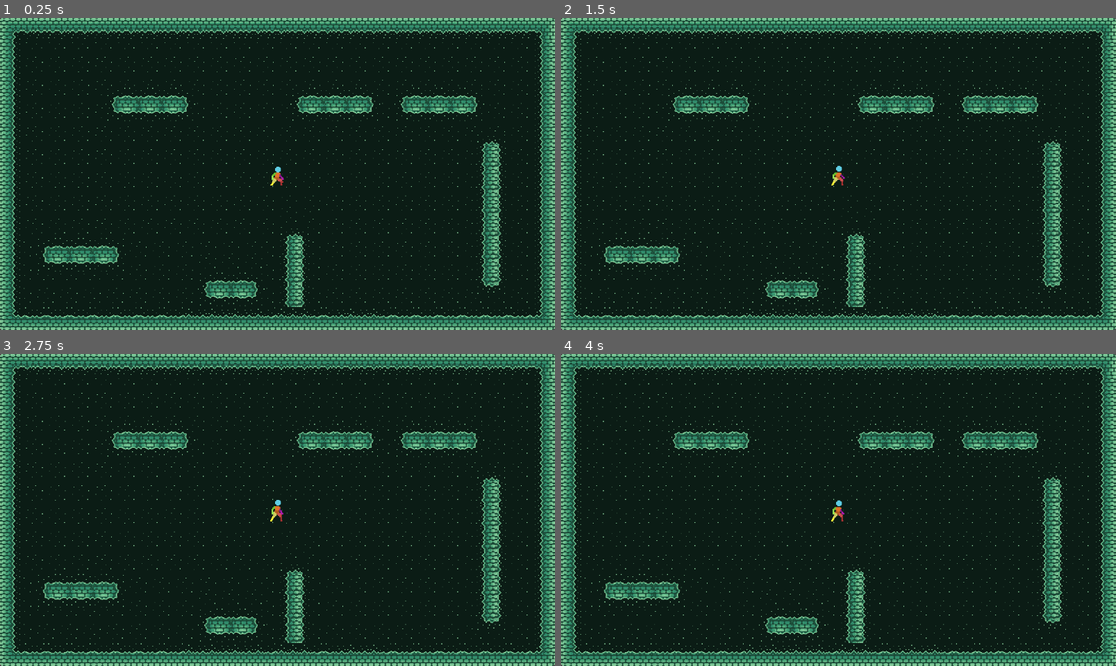
Above: before the commit, frames 1-4 (two rows, left to right).
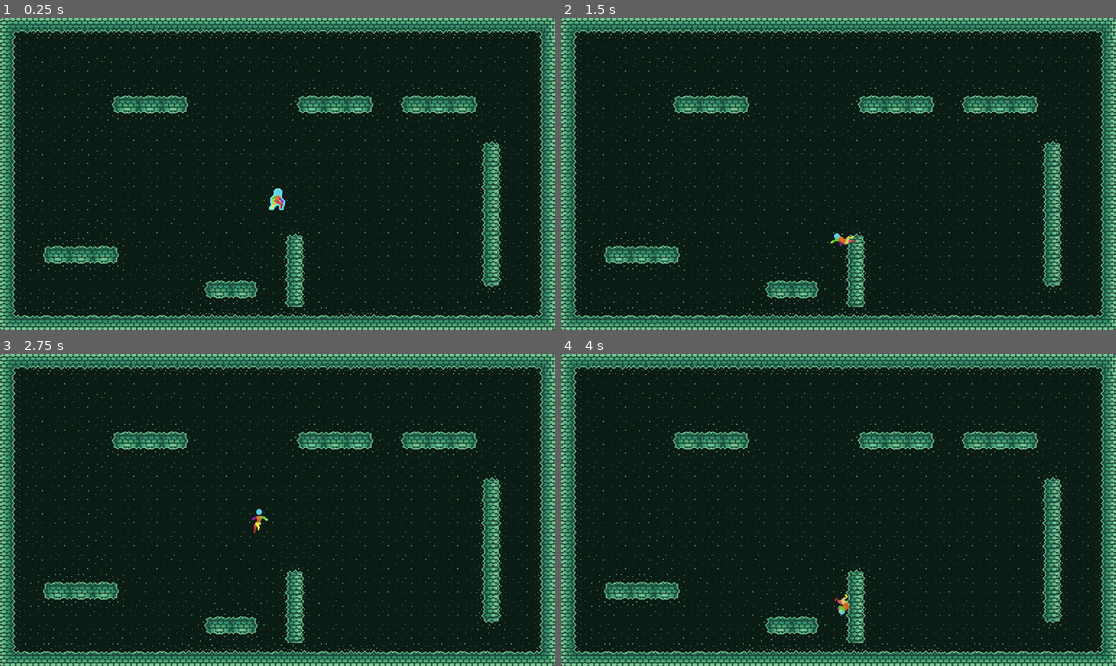
Above: after the commit, the same moments.

Repository: kwhitejr/godot-move-2d
Game: Godot game, scene res://src/demos/sandbox/sandbox-demo.tscn
Two runs of this game, one before a commit and one after it. Both use one fixed random seed, a clock stepped at 60 frames per second and the inputs below.
Inputs:
- Up to frame 1 (0.25 s): no input
- Up to frame 2 (1.5 s): tap Enter at 0.5 s; hold S (crouch) 0.53-1.28 s; hold D (walk_right) from 0.53 s (still down); tap Space (jump) at 0.77, 1.07 s; tap E (dash) at 0.8, 1.35 s
- Up to frame 3 (2.75 s): tap Space (jump) at 1.52, 1.55, 1.82, 2.1 s; release D (walk_right) at 2.03 s; hold A (walk_left) from 2.03 s (still down); hold S (crouch) from 2.03 s (still down)
- Up to frame 4 (4 s): release A (walk_left) at 2.78 s; release S (crouch) at 2.78 s; hold D (walk_right) from 2.78 s (still down); tap S (crouch) at 2.85 s; tap Space (jump) at 3.02, 3.32, 3.77, 3.8 s; tap E (dash) at 3.05, 3.6 s

The runs differ from the first frame. In frame 1, 0.2% of the frame differs, in the area x 48-52%, y 47-62%; in frame 2, 0.2%; in frame 3, 0.2%; in frame 4, 0.2%.
Error before the commit: Parse Error: The function signature doesn't match the parent. Parent signature is "get_gravity() -> Vector2". (res://src/characters/test-character/test_charact…

Commit message:
Implement AbstractMoveComponent

Diff:
--- a/src/characters/test-character/test_character.tscn
+++ b/src/characters/test-character/test_character.tscn
@@ -19,52 +19,54 @@
 script/source = "extends CharacterBody2D
 
 
+const utils = preload(\"res://src/libs/utils.gd\")
+
 # Defaults
 @export var default_descend_gravity : float = 500.0
 
-# Configure Moves
+@onready var move_components = utils.get_typed_children(self, AbstractMoveComponent)
+# TODO: get jump gravity without specific reference to JumpComponent
 @onready var jump_component : JumpComponent = get_node(\"JumpComponent\")
-@onready var walk_component : WalkComponent = get_node(\"WalkComponent\")
-@onready var crouch_component : CrouchComponent = get_node(\"CrouchComponent\")
-@onready var dash_component : DashComponent = get_node(\"DashComponent\")
 
 # Helpers
 @onready var previous_velocity : Vector2 = Vector2.ZERO
-@onready var previous_direction : float = 0.0
-@onready var is_gravity_locked : bool = false
+@onready var previous_direction : float
+@onready var is_gravity_disabled : bool = false
 
 # Idle signal(s)
 signal char_idle_stand
 signal char_face_direction
 
 func _process(delta: float) -> void:
-	walk_component.detect_move(delta, self)
-	crouch_component.detect_move(delta, self)
-	jump_component.detect_move(delta, self)
-	dash_component.detect_move(delta, self)
+	for move_component in move_components:
+		move_component.detect_move(delta, self)
 
 func _physics_process(delta: float) -> void:
 	previous_velocity = velocity
-	velocity.y += get_gravity() * delta
+	velocity.y += _get_gravity(self) * delta
 
 	# Handle moves
-	walk_component.handle_move(delta, self, previous_velocity)
-	jump_component.handle_move(delta, self, previous_velocity)
-	crouch_component.handle_move(delta, self, previous_velocity)
-	dash_component.handle_move(delta, self, previous_velocity)
-
-	var direction = Input.get_axis(\"walk_left\", \"walk_right\")
-	if not direction == previous_direction and not direction == 0.0:
-		char_face_direction.emit(direction)
+	for move_component in move_components:
+		move_component.handle_move(delta, self, previous_velocity)
+
+	_handle_direction()
 
 	if not Input.is_anything_pressed():
 		char_idle_stand.emit(self)
 
 	move_and_slide()
 
-func get_gravity() -> float:
+func _handle_direction() -> void:
+	var direction = Input.get_axis(\"walk_left\", \"walk_right\")
+	if (previous_direction != direction) and (direction != 0):
+		char_face_direction.emit(direction)
+		direction = previous_direction
+
+func _get_gravity(body: CharacterBody2D) -> float:
+	if is_gravity_disabled:
+		return 0.0
 	if jump_component:
-		return jump_component.jump_ascend_gravity if velocity.y < 0.0 else jump_component.jump_descend_gravity
+		return jump_component.get_jump_gravity(body)
 	else:
 		return default_descend_gravity
 
--- a/src/godot-move-2d/abstract_move_component.gd
+++ b/src/godot-move-2d/abstract_move_component.gd
@@ -4,10 +4,17 @@
 signal char_visualize_feature_enable
 signal char_visualize_feature_disable
 
-# Call in CharacterBody2D._process()
+func _ready() -> void:
+	add_to_group("move_components")
+	ready_move()
+
+func ready_move() -> void:
+	pass
+
+# Called in CharacterBody2D._process()
 func detect_move(delta: float, body: CharacterBody2D) -> void:
 	push_warning("NOT IMPLEMENTED: MoveComponent.detect_move()")
 
-# Call in CharacterBody2D._physics_process()
+# Called in CharacterBody2D._physics_process()
 func handle_move(delta: float, body: CharacterBody2D, previous_velocity: Vector2) -> void:
 	push_warning("NOT IMPLEMENTED: MoveComponent.handle_move()")
--- a/src/godot-move-2d/jump_component.gd
+++ b/src/godot-move-2d/jump_component.gd
@@ -34,7 +34,7 @@
 signal char_jump_landed
 signal char_jump_air
 
-func _ready():
+func ready_move():
 	add_child(coyote_timer)
 	coyote_timer.one_shot = true
 	coyote_timer.timeout.connect(_on_coyote_timer_timeout)
@@ -66,6 +66,9 @@
 			_jump(body)
 		if _should_jump_air(body, is_jumping, air_jumps_current):
 			_jump_air(body)
+
+func get_jump_gravity(body : CharacterBody2D) -> float:
+	return jump_ascend_gravity if body.velocity.y < 0.0 else jump_descend_gravity
 
 func _should_jump(body: CharacterBody2D) -> bool:
 	if is_coyote_time_enabled and not body.is_on_floor():
